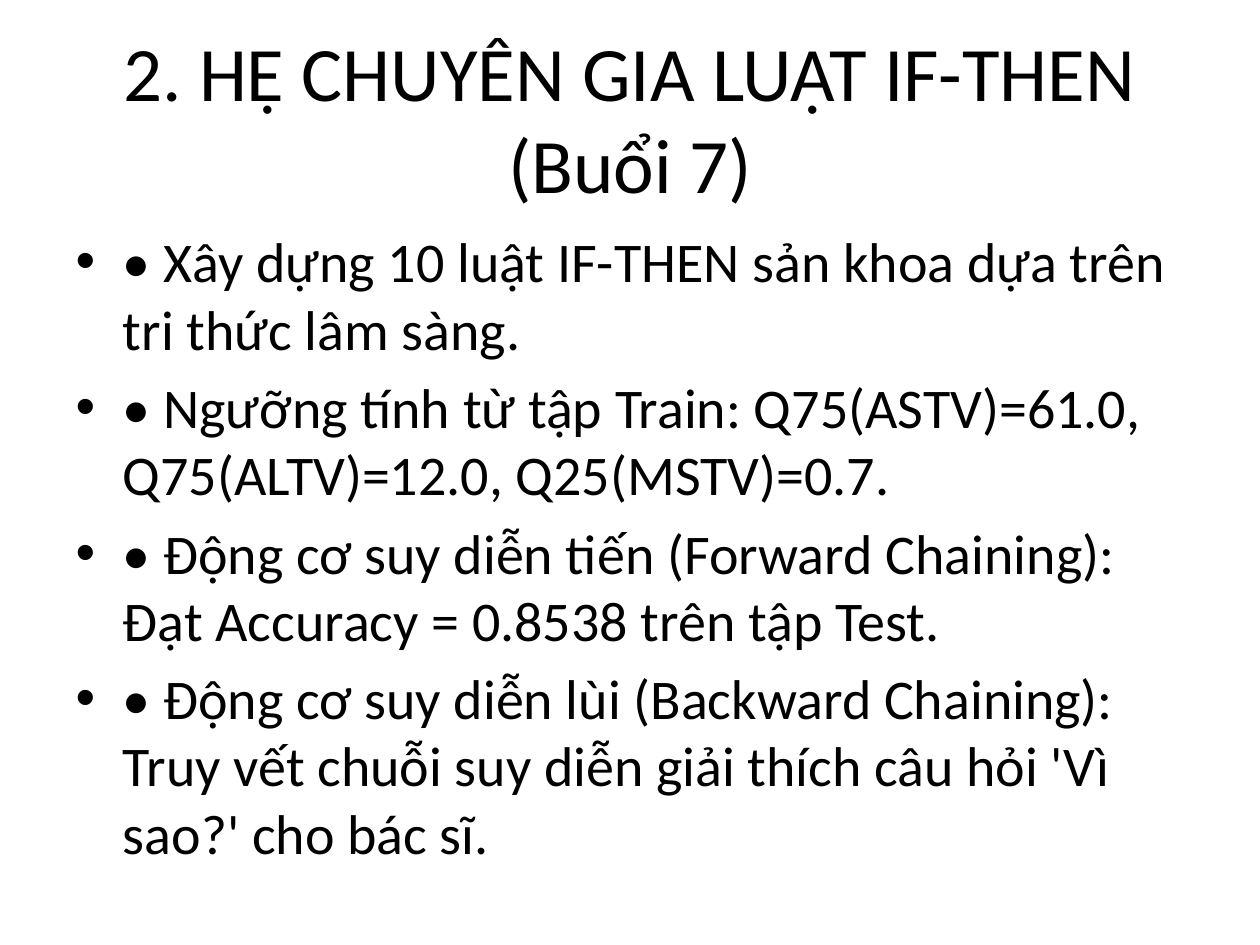
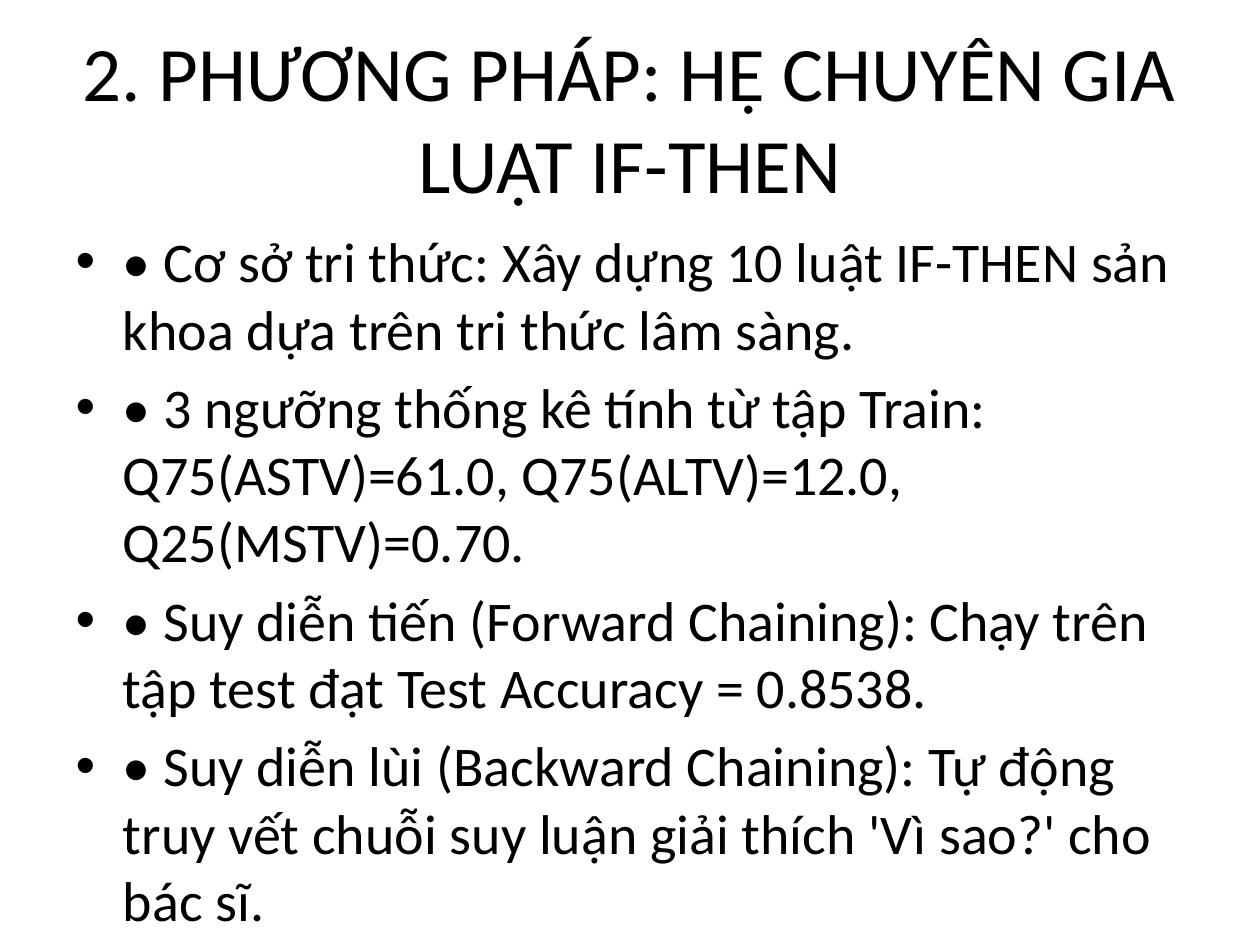
Before and after one commit to Escanor292/caimo, a slide deck: slide 6 of DT69_123000609_SlideThuyetTrinh.pptx (slide 4 before the commit). Drawn at 1260x945 pixels with LibreOffice and Linux fonts; fonts in the diff are those of the drawing. Boxes give left, top, right and bottom in pixels: in the first picture for what was removed or moved away, otherwise in the second. Text is boxed around its words. In the diff, an @@ line names an element or a change of style, - is before the commit and + after.

```diff
--- a/DT69_123000609_SlideThuyetTrinh.pptx
+++ b/DT69_123000609_SlideThuyetTrinh.pptx
@@ title at (83,37,1175,206): text changed @@
-2. HỆ CHUYÊN GIA LUẬT IF-THEN (Buổi 7)
+2. PHƯƠNG PHÁP: HỆ CHUYÊN GIA LUẬT IF-THEN
@@ text at (123,242,1169,864): text changed @@
-• • Xây dựng 10 luật IF-THEN sản khoa dựa trên tri thức lâm sàng.
-• • Ngưỡng tính từ tập Train: Q75(ASTV)=61.0, Q75(ALTV)=12.0, Q25(MSTV)=0.7.
-• • Động cơ suy diễn tiến (Forward Chaining): Đạt Accuracy = 0.8538 trên tập Test.
-• • Động cơ suy diễn lùi (Backward Chaining): Truy vết chuỗi suy diễn giải thích câu hỏi 'Vì sao?' cho bác sĩ.
+• • Cơ sở tri thức: Xây dựng 10 luật IF-THEN sản khoa dựa trên tri thức lâm sàng.
+• • 3 ngưỡng thống kê tính từ tập Train: Q75(ASTV)=61.0, Q75(ALTV)=12.0, Q25(MSTV)=0.70.
+• • Suy diễn tiến (Forward Chaining): Chạy trên tập test đạt Test Accuracy = 0.8538.
+• • Suy diễn lùi (Backward Chaining): Tự động truy vết chuỗi suy luận giải thích 'Vì sao?' cho bác sĩ.
```
Also in this commit, not shown: 5 other slides changed, 9 slides added, 4 slides removed, 3 other files.
